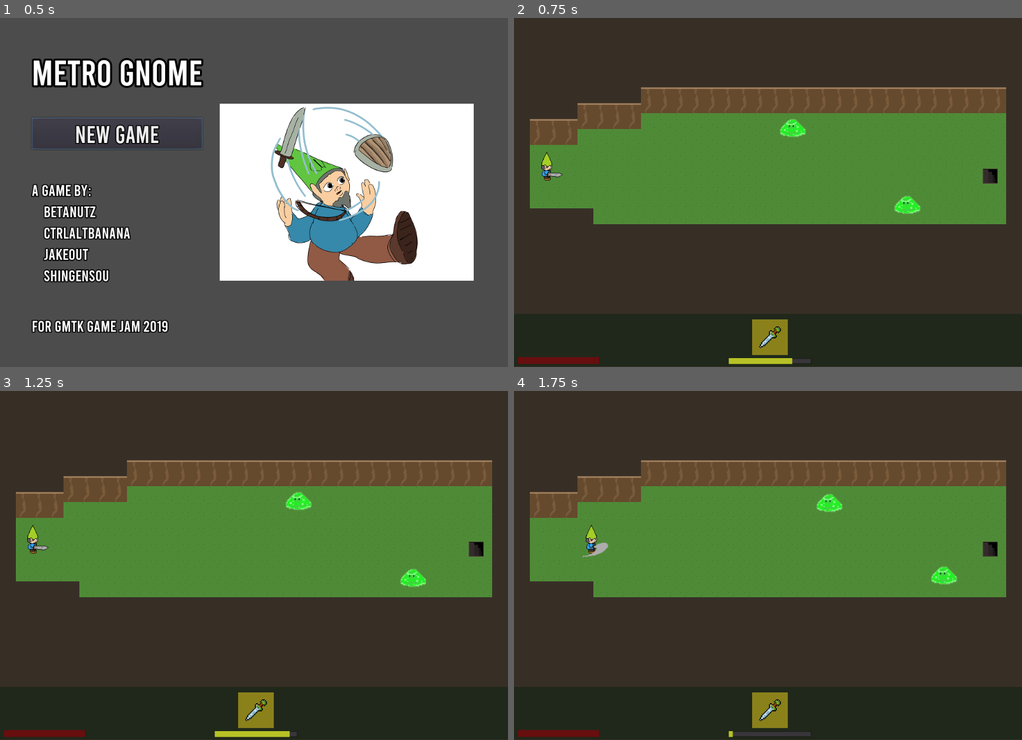
Above: before the commit, frames 1-4 (two rows, left to right).
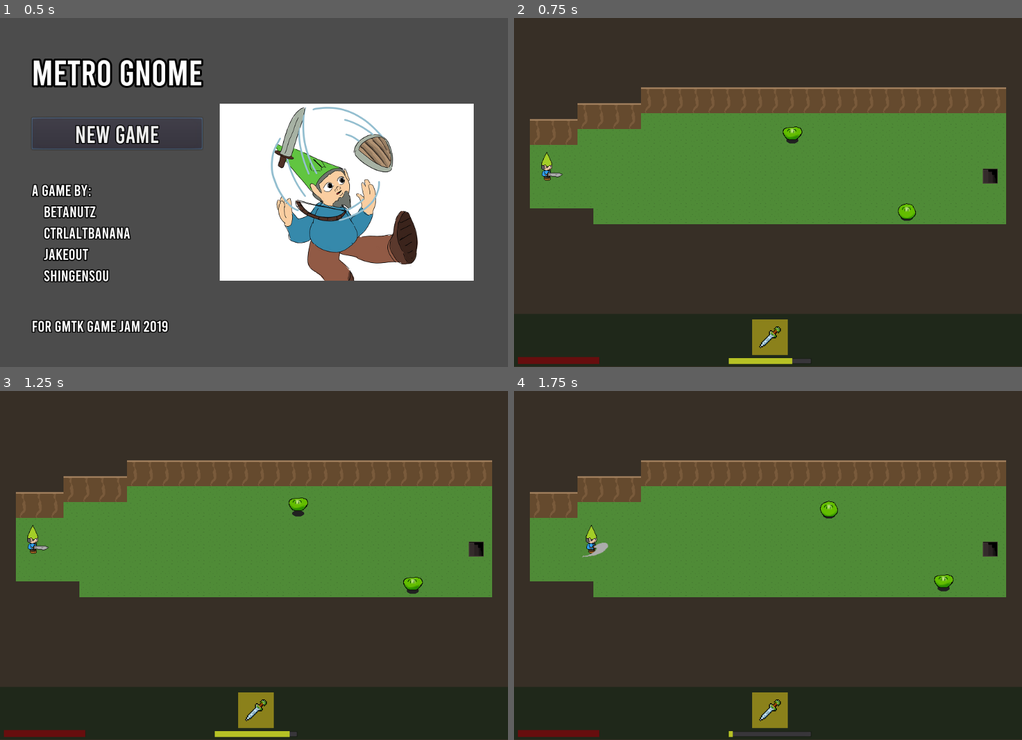
Above: after the commit, the same moments.

Repository: mfurtak/gmtk-game-jam-2019
Game: Godot game, scene res://menus/MainMenu.tscn
The game is run twice, just before and just after one commit, with the same random seed, the same clock (stepped at 60 frames per second) and the same inputs. Sound files missing from this copy of the repository are replaced by a short silence.
Inputs:
- Up to frame 1 (0.5 s): no input
- Up to frame 2 (0.75 s): click "New Game" at 0.5 s
- Up to frame 3 (1.25 s): no input
- Up to frame 4 (1.75 s): hold Right (ui_right) from 1.28 s (still down); tap Space (ui_select) at 1.52 s

Frame 1 is identical in both runs. In frame 2, 0.5% of the frame differs, in the area x 52-80%, y 28-59%; in frame 3, 0.5%; in frame 4, 0.5%.

Commit message:
Add new blobs

Diff:
--- a/gmtk-godot/Blob.gd
+++ b/gmtk-godot/Blob.gd
@@ -10,6 +10,11 @@
 const TOP_SPEED = 90
 const DECELERATION = 0.2
 const DAMAGE = 10
+
+func _ready():
+    $AnimatedSprite.play("default")
+    var offset : int = randi() % 4
+    $AnimatedSprite.frame = offset
 
 func on_sword_attacked(damage):
 	request_death_sfx()
--- a/gmtk-godot/Blob.tscn
+++ b/gmtk-godot/Blob.tscn
@@ -1,11 +1,21 @@
-[gd_scene load_steps=5 format=2]
+[gd_scene load_steps=8 format=2]
 
 [ext_resource path="res://Blob.gd" type="Script" id=1]
-[ext_resource path="res://blob.png" type="Texture" id=2]
-[ext_resource path="res://audio/blob_death.wav" type="AudioStream" id=3]
+[ext_resource path="res://sprites/slimer1.png" type="Texture" id=2]
+[ext_resource path="res://sprites/slimer2.png" type="Texture" id=3]
+[ext_resource path="res://sprites/slimer3.png" type="Texture" id=4]
+[ext_resource path="res://audio/blob_death.wav" type="AudioStream" id=5]
+
+[sub_resource type="SpriteFrames" id=2]
+animations = [ {
+"frames": [ ExtResource( 2 ), ExtResource( 3 ), ExtResource( 4 ), ExtResource( 3 ) ],
+"loop": true,
+"name": "default",
+"speed": 5.0
+} ]
 
 [sub_resource type="CircleShape2D" id=1]
-radius = 32.0
+radius = 24.0
 
 [node name="Blob" type="KinematicBody2D" groups=[
 "requests_sfx",
@@ -16,9 +26,10 @@
 "_edit_group_": true
 }
 
-[node name="Sprite" type="Sprite" parent="."]
-scale = Vector2( 2, 2 )
-texture = ExtResource( 2 )
+[node name="AnimatedSprite" type="AnimatedSprite" parent="."]
+frames = SubResource( 2 )
+frame = 2
+playing = true
 
 [node name="CollisionShape2D" type="CollisionShape2D" parent="."]
 shape = SubResource( 1 )
@@ -31,7 +42,6 @@
 one_shot = true
 
 [node name="SfxPlayer" type="AudioStreamPlayer2D" parent="."]
-stream = ExtResource( 3 )
-
+stream = ExtResource( 5 )
 [connection signal="timeout" from="Timer" to="." method="_on_Timer_timeout"]
 [connection signal="timeout" from="ShieldAttackReactionTimer" to="." method="_on_ShieldAttackReactionTimer_timeout"]
Binary file added: gmtk-godot/sprites/slimer1.gif
Binary file added: gmtk-godot/sprites/slimer1.png
Not shown, added: gmtk-godot/sprites/slimer1.png.import
Binary file added: gmtk-godot/sprites/slimer2.gif
Binary file added: gmtk-godot/sprites/slimer2.png
Not shown, added: gmtk-godot/sprites/slimer2.png.import
Binary file added: gmtk-godot/sprites/slimer3.gif
Binary file added: gmtk-godot/sprites/slimer3.png
Not shown, added: gmtk-godot/sprites/slimer3.png.import
